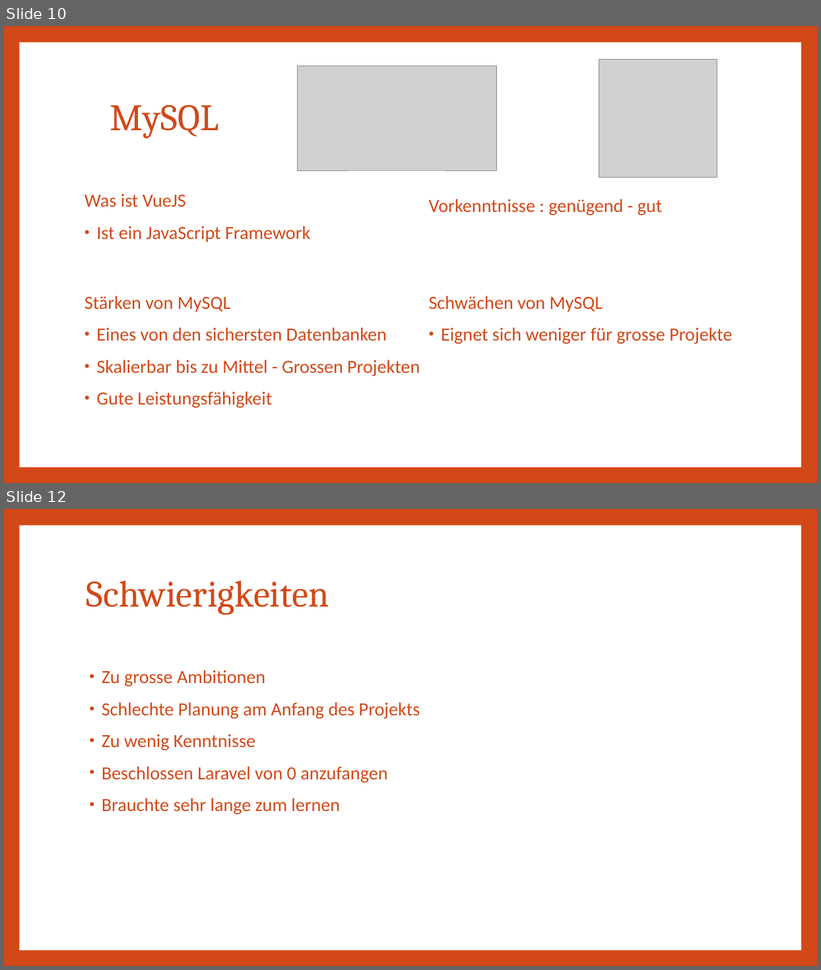
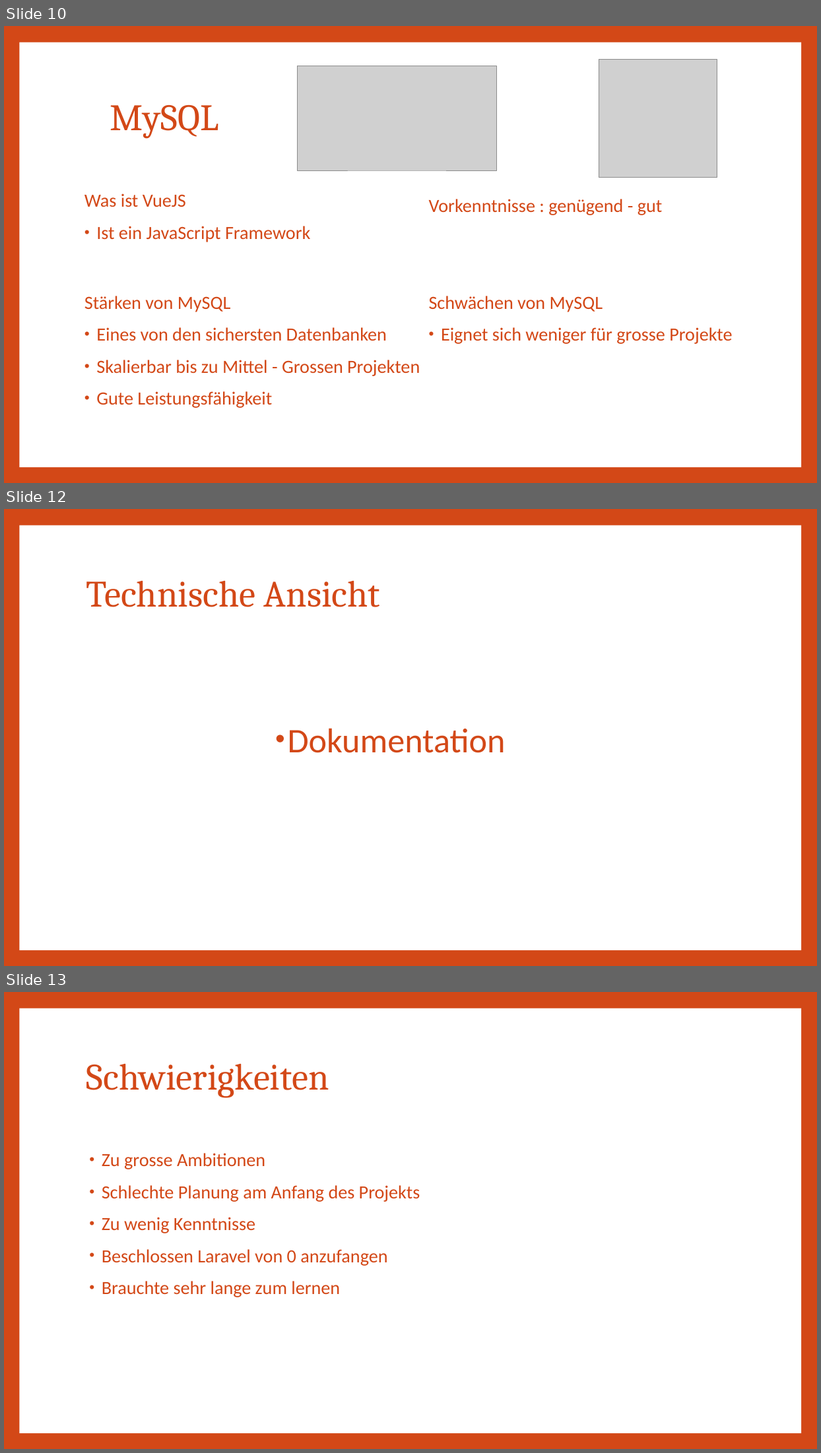
Before and after one commit to Lio396/AbgabeDossierProjekt, a slide deck: 04_Präsentation/VueJS_Laravel_website.pptx. Shown one above the other, each under a label of ours: slides 10 and 12 before the commit, slides 10, 12 and 13 after it; the slides between them are not shown. The pictures are 821x970 and 821x1453 pixels, drawn with LibreOffice and Linux fonts; fonts in the diff are those of the drawing; grey boxes stand for pictures. Boxes give left, top, right and bottom in pixels: in the first picture for what was removed or moved away, otherwise in the second. Text is boxed around its words. In the diff, an @@ line names an element or a change of style, - is before the commit and + after.

```diff
--- a/04_Präsentation/VueJS_Laravel_website.pptx
+++ b/04_Präsentation/VueJS_Laravel_website.pptx
@@ slide 12 added at (x1=4, y1=509, x2=817, y2=966), background #D34817; not listed: 1 template element that a slide beside it also shows @@
@@ title added at (x1=86, y1=581, x2=380, y2=607), 44 pt, text #D34817 @@
+Technische Ansicht
@@ text added at (x1=288, y1=728, x2=506, y2=753), 40.7 pt, text #D34817 @@
+• Dokumentation
@@ what was slide 12 is now slide 13 @@
```
Also in this commit, not shown: 3 slides changed.
